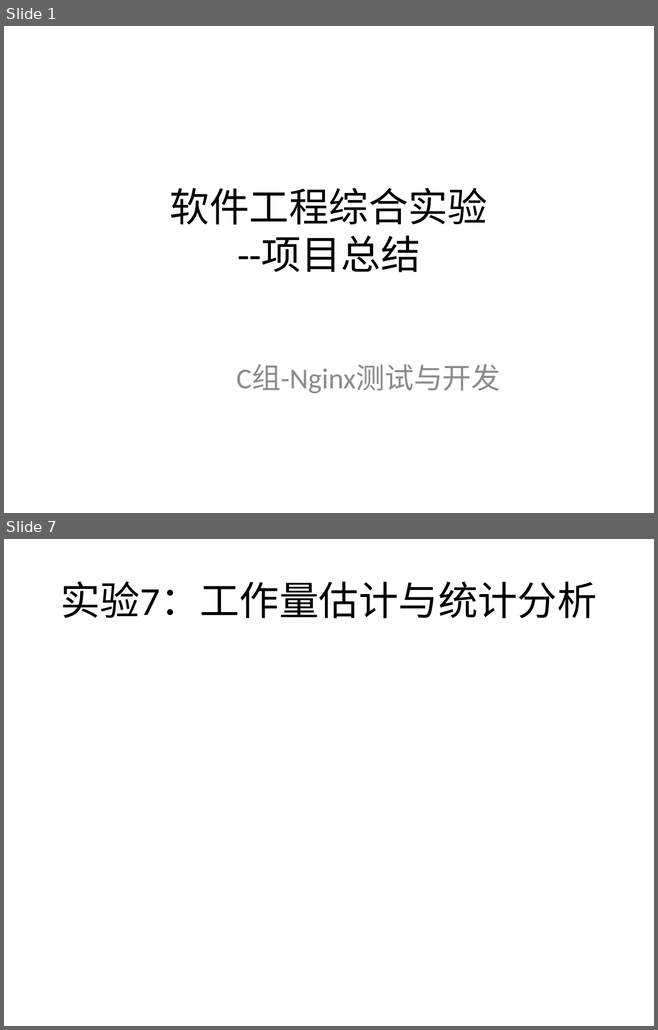
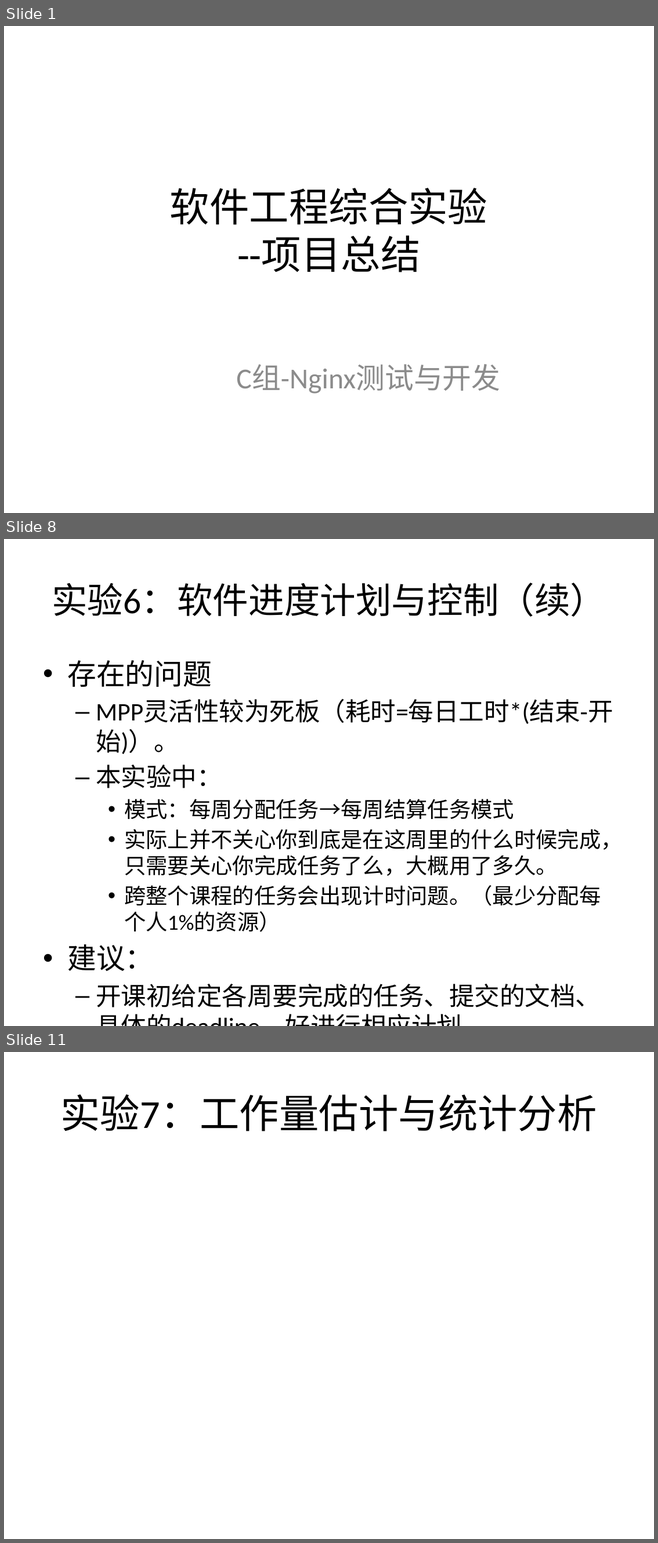
Before and after one commit to bhsei/16TeamC, a slide deck: 2.项目PPT/十七周-项目总结.pptx. Shown one above the other, each under a label of ours: slides 1 and 7 before the commit, slides 1, 8 and 11 after it; the slides between them are not shown. The pictures are 658x1030 and 658x1543 pixels, drawn with LibreOffice and Linux fonts; fonts in the diff are those of the drawing. Boxes give left, top, right and bottom in pixels: in the first picture for what was removed or moved away, otherwise in the second. Text is boxed around its words. In the diff, an @@ line names an element or a change of style, - is before the commit and + after.

```diff
--- a/2.项目PPT/十七周-项目总结.pptx
+++ b/2.项目PPT/十七周-项目总结.pptx
@@ slide 8 added at <box>4,539,654,1026</box>, background #FFFFFF @@
@@ title added at <box>52,583,605,617</box>, 39.6 pt, text #000000 @@
+实验6：软件进度计划与控制（续）
@@ text added at <box>67,660,622,1008</box>, 24 pt, text #000000 @@
+• 存在的问题
+  – MPP灵活性较为死板（耗时=每日工时*(结束-开始)）。
+  – 本实验中：
+    • 模式：每周分配任务→每周结算任务模式
+    • 实际上并不关心你到底是在这周里的什么时候完成，只需要关心你完成任务了么，大概用了多久。
+    • 跨整个课程的任务会出现计时问题。（最少分配每个人1%的资源）
+• 建议：
+  – 开课初给定各周要完成的任务、提交的文档、具体的deadline。好进行相应计划。
@@ what was slide 7 is now slide 11 @@
```
Also in this commit, not shown: 6 slides changed, 5 other slides added, 2 slides removed, 1 other file.
